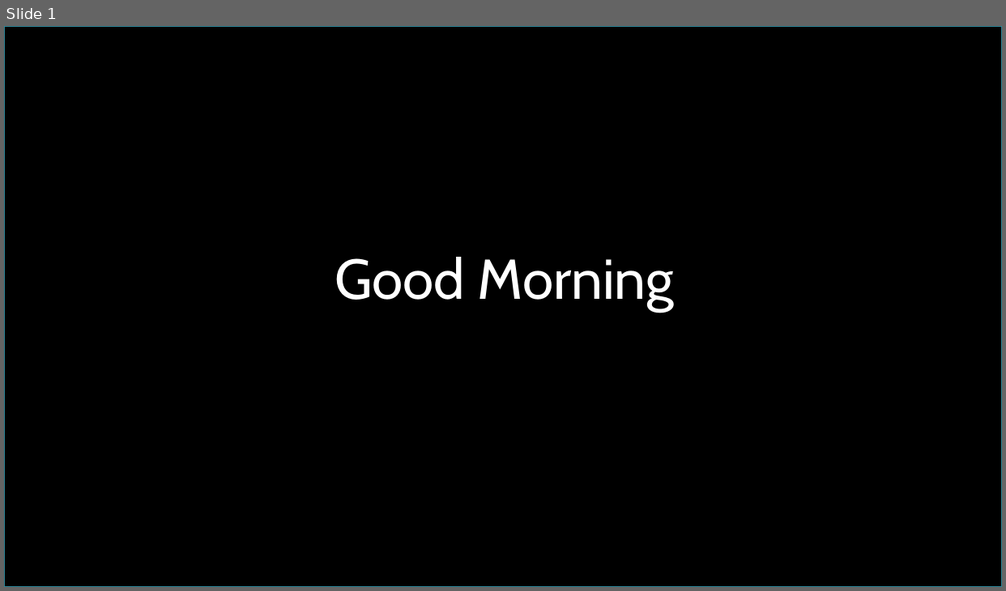
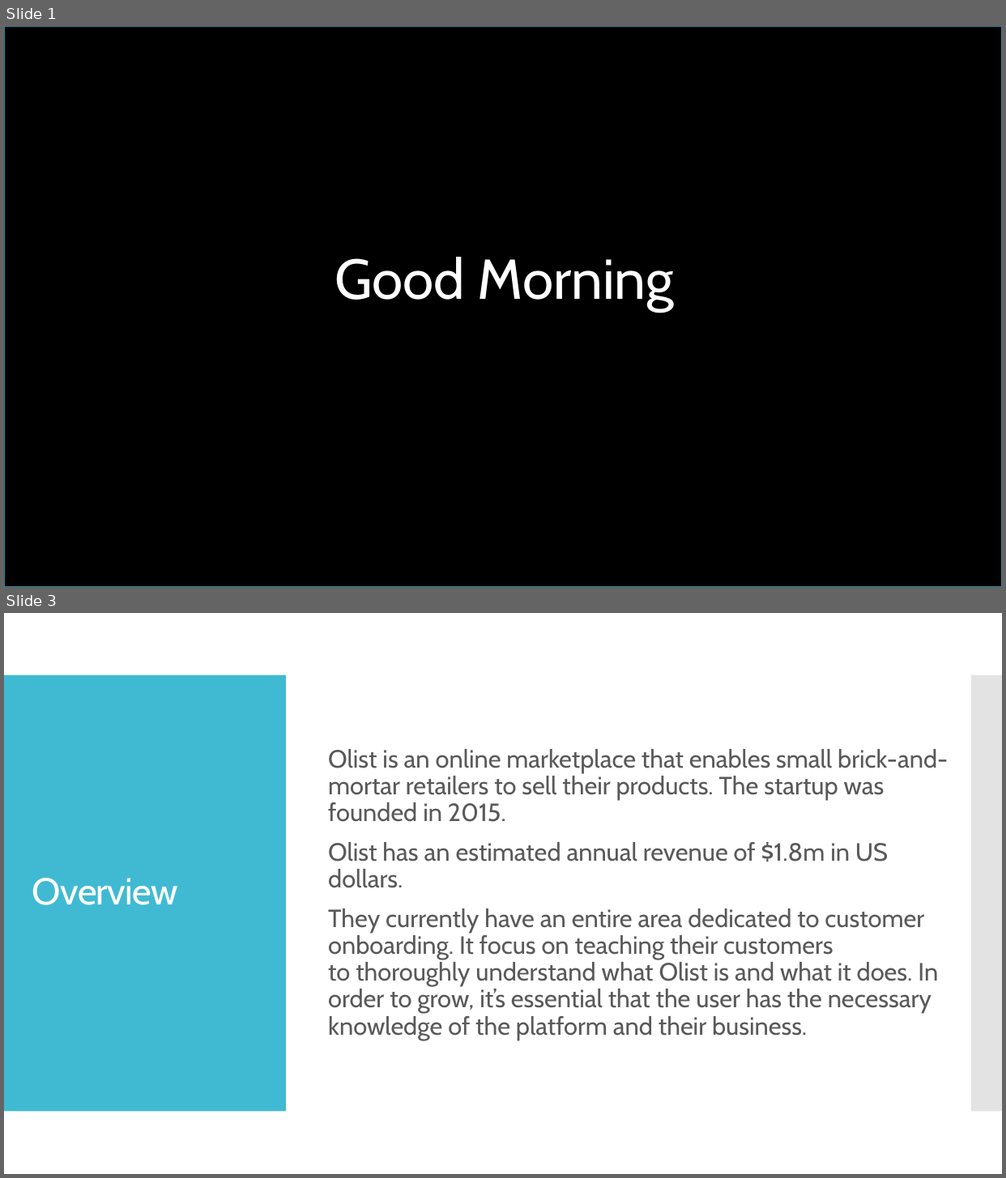
Before and after one commit to perezrm/Cap3_brazilian_ecommerce, a slide deck: Cap3_Olist_Brazilian_Ecommerce.pptx. Shown one above the other, each under a label of ours: slide 1 before the commit, slides 1 and 3 after it; the slides between them are not shown. The pictures are 1006x591 and 1006x1178 pixels, drawn with LibreOffice and Linux fonts; fonts in the diff are those of the drawing. Boxes give left, top, right and bottom in pixels: in the first picture for what was removed or moved away, otherwise in the second. Text is boxed around its words. In the diff, an @@ line names an element or a change of style, - is before the commit and + after.

```diff
--- a/Cap3_Olist_Brazilian_Ecommerce.pptx
+++ b/Cap3_Olist_Brazilian_Ecommerce.pptx
@@ slide 3 added at [4, 613, 1002, 1174], background #FFFFFF @@
@@ rectangle added at [4, 675, 286, 1112], fill #40BAD2 @@
@@ rectangle added at [971, 675, 1002, 1112], fill #C8C8C8 at 50% opacity @@
@@ text added at [328, 749, 948, 1040], 24 pt, text #595959 @@
+Olist is an online marketplace that enables small brick-and-mortar retailers to sell their products. The startup was founded in 2015.
+Olist has an estimated annual revenue of $1.8m in US dollars.
+They currently have an entire area dedicated to customer onboarding. It focus on teaching their customers to thoroughly understand what Olist is and what it does. In order to grow, it’s essential that the user has the necessary knowledge of the platform and their business.
@@ title added at [32, 878, 179, 905], 36 pt, text #FFFFFF @@
+Overview
```
Also in this commit, not shown: 6 slides changed, 2 other slides added, 1 slide removed, 10 other files.
